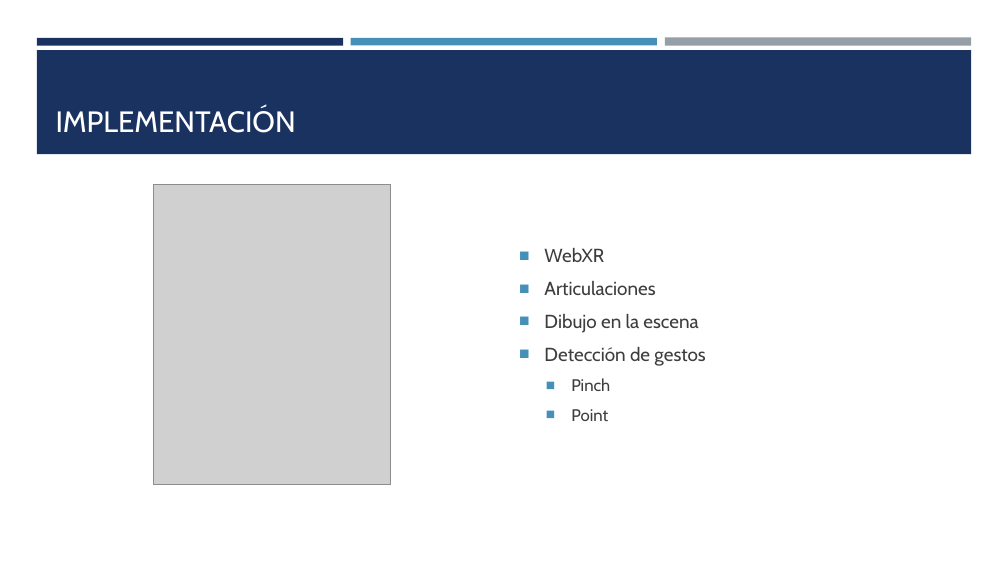
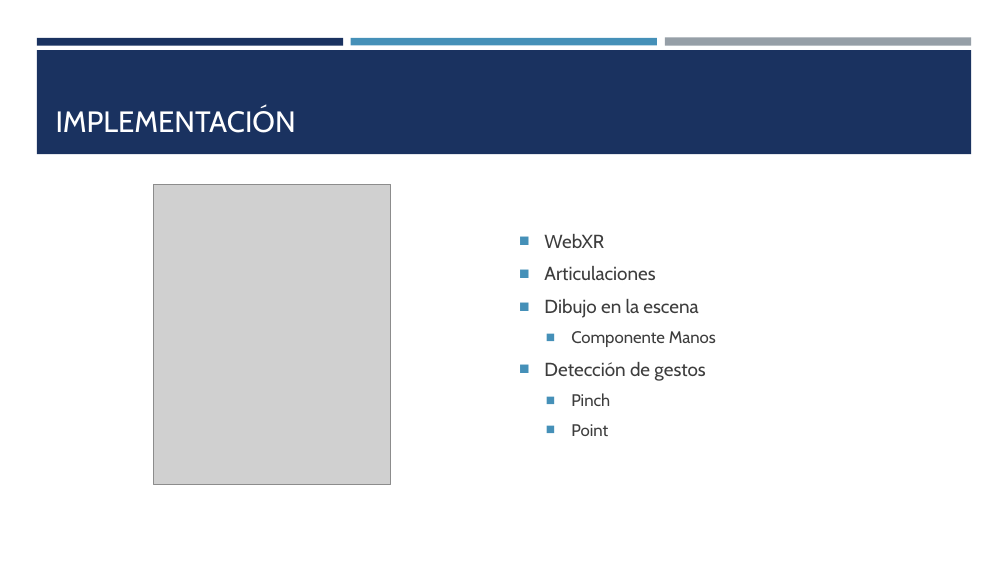
Before and after one commit to JuJoarias/TFG, a slide deck: slide 5 of presentacion/presentacion.pptx. Drawn at 1008x567 pixels with LibreOffice and Linux fonts; fonts in the diff are those of the drawing; grey boxes stand for pictures. Boxes give left, top, right and bottom in pixels: in the first picture for what was removed or moved away, otherwise in the second. Text is boxed around its words. In the diff, an @@ line names an element or a change of style, - is before the commit and + after.

```diff
--- a/presentacion/presentacion.pptx
+++ b/presentacion/presentacion.pptx
@@ text at (571, 331, 716, 347): paragraph added @@
+  ■ Componente Manos
```
Also in this commit, not shown: 1 other slide changed, 1 other file.
